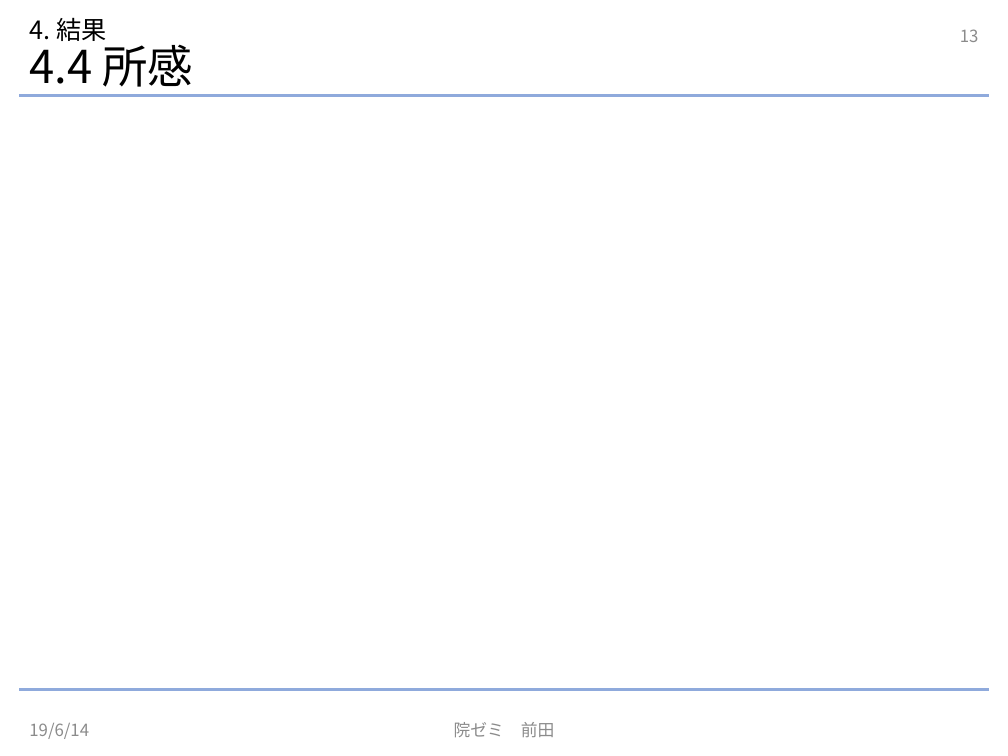
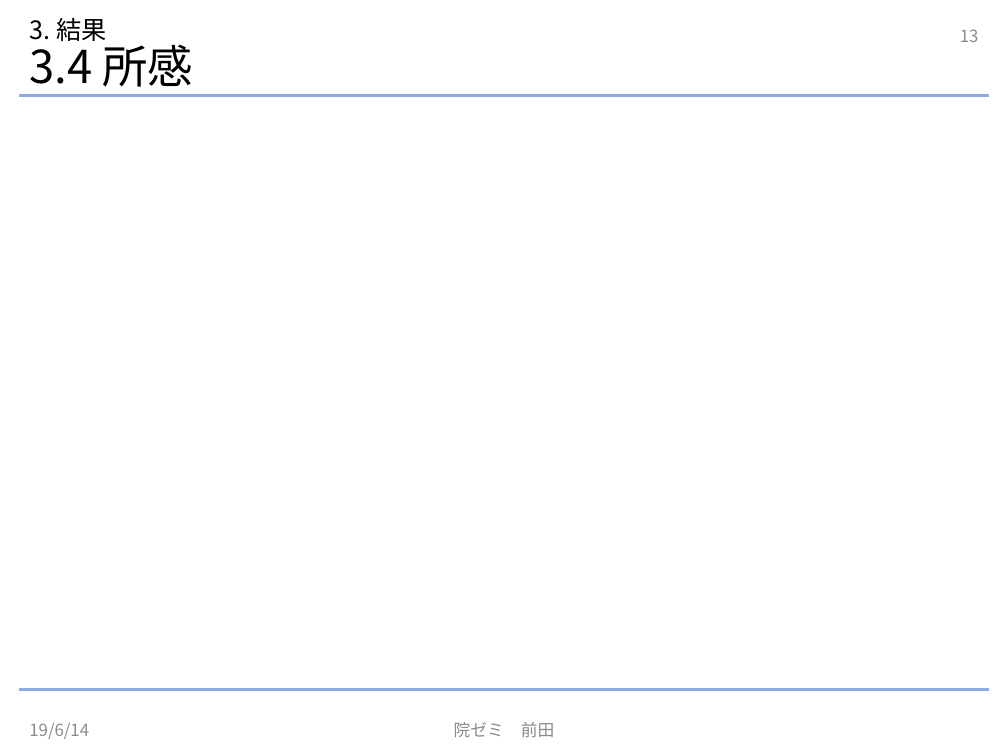
Before and after one commit to NephilimK/insemi190614, a slide deck: slide 13 of InSemi190614.pptx. Drawn at 1008x756 pixels with LibreOffice and Linux fonts; fonts in the diff are those of the drawing; grey boxes stand for pictures. Boxes give left, top, right and bottom in pixels: in the first picture for what was removed or moved away, otherwise in the second. Text is boxed around its words. In the diff, an @@ line names an element or a change of style, - is before the commit and + after.

```diff
--- a/InSemi190614.pptx
+++ b/InSemi190614.pptx
@@ title at [29,17,194,95]: text changed @@
-4. 結果
-4.4 所感
+3. 結果
+3.4 所感
```
Also in this commit, not shown: 9 other slides changed, 1 other file.
